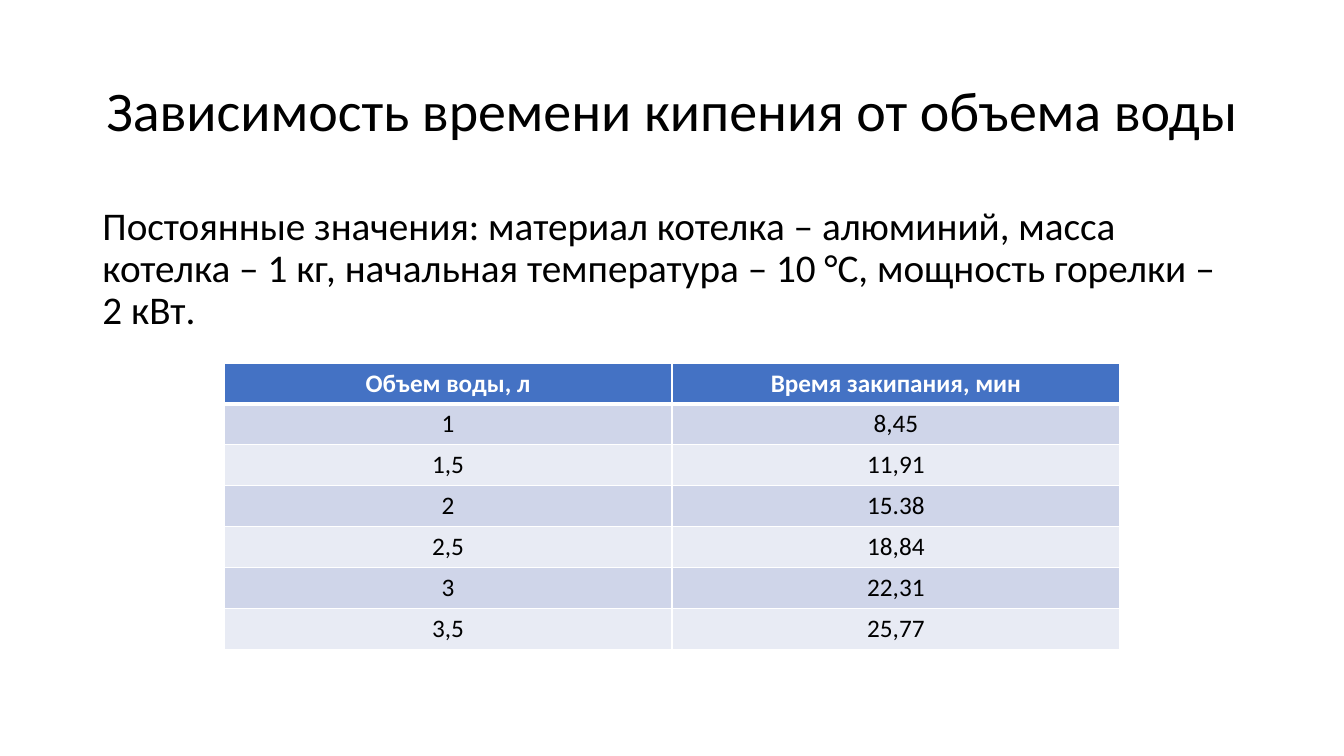
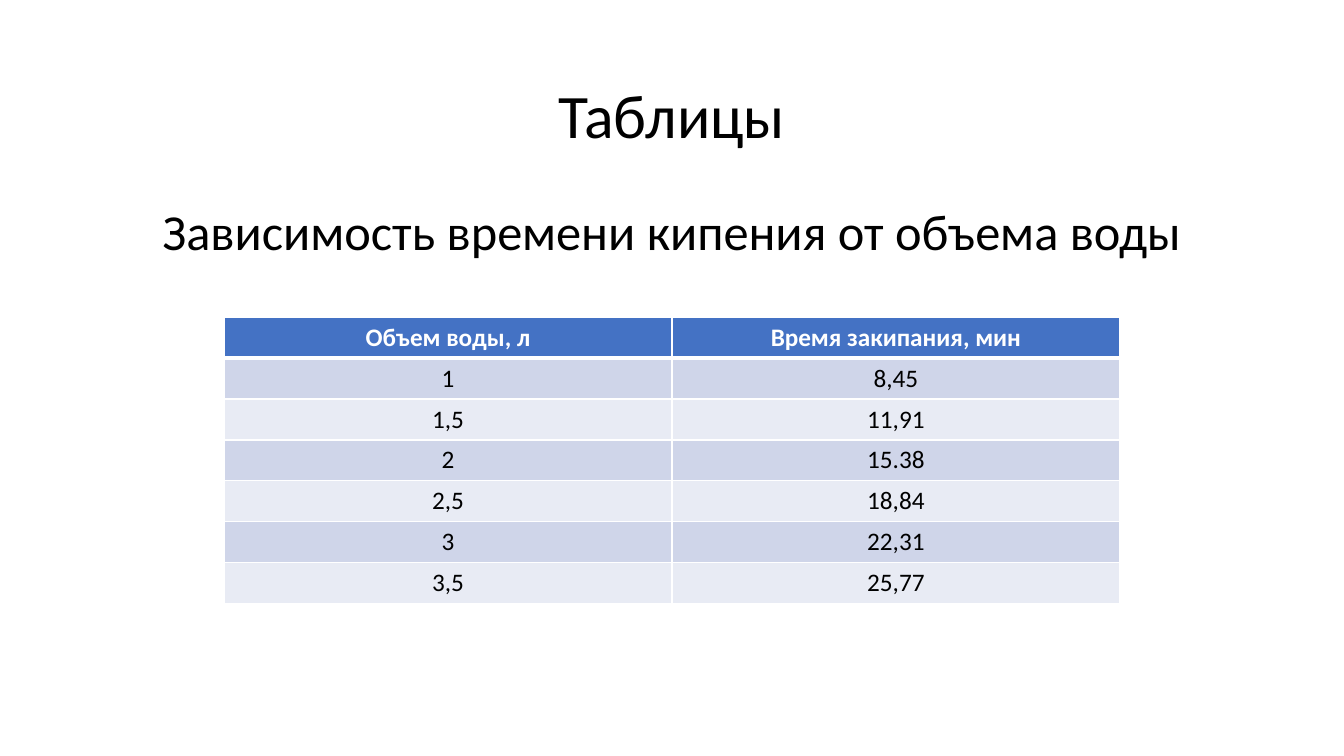
Before and after one commit to cherenuk/modeling, a slide deck: slide 18 of info/Моделирование.pptx. Drawn at 1344x756 pixels with LibreOffice and Linux fonts; fonts in the diff are those of the drawing; background and template pictures are left out. Boxes give left, top, right and bottom in pixels: in the first picture for what was removed or moved away, otherwise in the second. Text is boxed around its words. In the diff, an @@ line names an element or a change of style, - is before the commit and + after.

Commit message:
finish presentation

```diff
--- a/info/Моделирование.pptx
+++ b/info/Моделирование.pptx
@@ title at (162,96,1181,259): text changed; size 40 to 36 pt @@
-Зависимость времени кипения от объема воды
+Таблицы
+Зависимость времени кипения от объема воды
@@ text removed at (102,213,1186,325) @@
-Постоянные значения: материал котелка – алюминий, масса котелка – 1 кг, начальная температура – 10 °C, мощность горелки – 2 кВт.
@@ table: place and size @@
-table at (224,363,1119,649)
+table at (224,318,1119,604)
```
Also in this commit, not shown: 1 other slide changed, 2 slides added, 1 slide removed.
